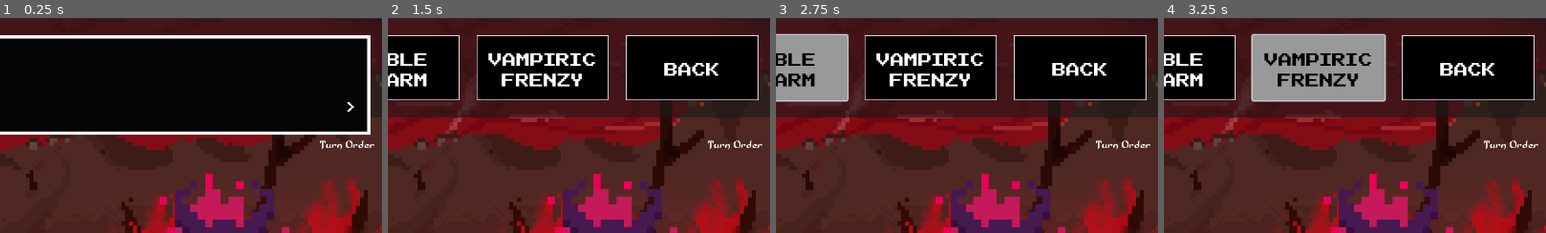
Above: before the commit, frames 1-4 (left to right).
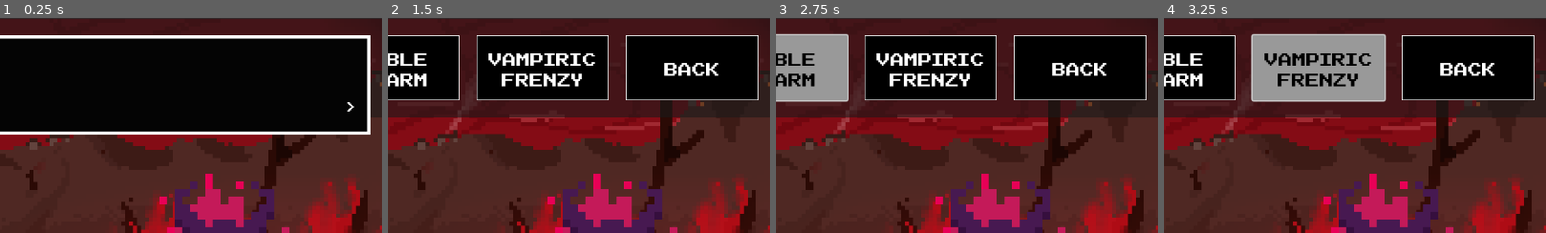
Above: after the commit, the same moments.

Repository: GeMini-220/Diabolic-Lord
Game: Godot game, scene res://MainScenes/battle.tscn
Same seed, same stepped clock (60 frames per second), same inputs: the game is played once before the commit and once after it. This scene is started directly instead of the project's main scene.
Inputs:
- Up to frame 1 (0.25 s): no input
- Up to frame 2 (1.5 s): click "Blood Siphon" at 0.5 s; click "Red Rush" at 1.25 s
- Up to frame 3 (2.75 s): click "Noble Charm" at 2 s
- Up to frame 4 (3.25 s): click "Vampiric Frenzy" at 2.75 s
The pictures show only the part of the screen within x 49-99%, y 0-50%; the shares and areas given below are measured in that part.

The runs differ from the first frame. In frame 1, 0.2% of the frame differs, in the area x 83-98%, y 56-62%; in frame 2, 0.2%; in frame 3, 0.2%; in frame 4, 0.2%.
Error in both runs: Invalid assignment of property or key 'value' with value of type 'Nil' on a base object of type 'ProgressBar'. (res://src/battle.gd:165)

Commit message:
adjustments to timeline + changed enemy button to a texture

Diff:
--- a/MainScenes/battle.tscn
+++ b/MainScenes/battle.tscn
@@ -639,6 +639,7 @@
 alignment = 1
 
 [node name="Timeline" type="VBoxContainer" parent="."]
+visible = false
 layout_mode = 1
 anchors_preset = 6
 anchor_left = 1.0
@@ -646,8 +647,8 @@
 anchor_right = 1.0
 anchor_bottom = 0.5
 offset_left = -120.0
-offset_top = -140.0
-offset_bottom = 140.0
+offset_top = -139.0
+offset_bottom = 165.0
 grow_horizontal = 0
 grow_vertical = 2
 
@@ -656,6 +657,14 @@
 theme_override_fonts/font = ExtResource("10_o7qsd")
 text = "Turn Order"
 horizontal_alignment = 1
+
+[node name="TU Character" type="Label" parent="Timeline"]
+layout_mode = 2
+theme_override_fonts/font = ExtResource("9_5fkrt")
+text = "[TU] Character"
+
+[node name="HSeparator" type="HSeparator" parent="Timeline"]
+layout_mode = 2
 
 [node name="TurnList" type="ScrollContainer" parent="Timeline"]
 custom_minimum_size = Vector2(120, 260)
--- a/MainScenes/enemy.tscn
+++ b/MainScenes/enemy.tscn
@@ -7,6 +7,9 @@
 [ext_resource type="Texture2D" uid="uid://bp4sd4wuxnixq" path="res://Image/Fighter-A1-Sheet.png" id="4_i2v28"]
 [ext_resource type="Texture2D" uid="uid://bwu5ye0vatx75" path="res://Image/Healer-A2-Sheet.png" id="5_xtehj"]
 [ext_resource type="Texture2D" uid="uid://bgogba3c60tn0" path="res://Image/Mage-A1-Sheet.png" id="6_2m6li"]
+[ext_resource type="Texture2D" uid="uid://25mq5j6lpbt3" path="res://Image/select_hover.png" id="7_gmccv"]
+[ext_resource type="Texture2D" uid="uid://ew2nku2d7v5l" path="res://Image/Artificer-A1-Sheet.png" id="7_khd2s"]
+[ext_resource type="Texture2D" uid="uid://cmqf41kvo2m3v" path="res://Image/Witch-A1-Sheet.png" id="8_0vaid"]
 
 [sub_resource type="RectangleShape2D" id="RectangleShape2D_sw7vv"]
 size = Vector2(230, 229)
@@ -418,6 +421,198 @@
 [sub_resource type="AtlasTexture" id="AtlasTexture_oknws"]
 atlas = ExtResource("6_2m6li")
 region = Rect2(496, 0, 16, 16)
+
+[sub_resource type="AtlasTexture" id="AtlasTexture_8blvj"]
+atlas = ExtResource("7_khd2s")
+region = Rect2(0, 0, 16, 16)
+
+[sub_resource type="AtlasTexture" id="AtlasTexture_rr1q7"]
+atlas = ExtResource("7_khd2s")
+region = Rect2(16, 0, 16, 16)
+
+[sub_resource type="AtlasTexture" id="AtlasTexture_kgy2q"]
+atlas = ExtResource("7_khd2s")
+region = Rect2(32, 0, 16, 16)
+
+[sub_resource type="AtlasTexture" id="AtlasTexture_2so7r"]
+atlas = ExtResource("7_khd2s")
+region = Rect2(48, 0, 16, 16)
+
+[sub_resource type="AtlasTexture" id="AtlasTexture_81gix"]
+atlas = ExtResource("7_khd2s")
+region = Rect2(64, 0, 16, 16)
+
+[sub_resource type="AtlasTexture" id="AtlasTexture_sb3i6"]
+atlas = ExtResource("7_khd2s")
+region = Rect2(80, 0, 16, 16)
+
+[sub_resource type="AtlasTexture" id="AtlasTexture_57x2b"]
+atlas = ExtResource("7_khd2s")
+region = Rect2(96, 0, 16, 16)
+
+[sub_resource type="AtlasTexture" id="AtlasTexture_dl43t"]
+atlas = ExtResource("7_khd2s")
+region = Rect2(112, 0, 16, 16)
+
+[sub_resource type="AtlasTexture" id="AtlasTexture_mdseh"]
+atlas = ExtResource("7_khd2s")
+region = Rect2(128, 0, 16, 16)
+
+[sub_resource type="AtlasTexture" id="AtlasTexture_y7emi"]
+atlas = ExtResource("7_khd2s")
+region = Rect2(144, 0, 16, 16)
+
+[sub_resource type="AtlasTexture" id="AtlasTexture_15ysq"]
+atlas = ExtResource("7_khd2s")
+region = Rect2(160, 0, 16, 16)
+
+[sub_resource type="AtlasTexture" id="AtlasTexture_jo1rg"]
+atlas = ExtResource("7_khd2s")
+region = Rect2(176, 0, 16, 16)
+
+[sub_resource type="AtlasTexture" id="AtlasTexture_p8jmg"]
+atlas = ExtResource("7_khd2s")
+region = Rect2(192, 0, 16, 16)
+
+[sub_resource type="AtlasTexture" id="AtlasTexture_xxwpf"]
+atlas = ExtResource("7_khd2s")
+region = Rect2(208, 0, 16, 16)
+
+[sub_resource type="AtlasTexture" id="AtlasTexture_anv4h"]
+atlas = ExtResource("7_khd2s")
+region = Rect2(224, 0, 16, 16)
+
+[sub_resource type="AtlasTexture" id="AtlasTexture_cq2q7"]
+atlas = ExtResource("7_khd2s")
+region = Rect2(240, 0, 16, 16)
+
+[sub_resource type="AtlasTexture" id="AtlasTexture_8kks8"]
+atlas = ExtResource("7_khd2s")
+region = Rect2(256, 0, 16, 16)
+
+[sub_resource type="AtlasTexture" id="AtlasTexture_cd0kv"]
+atlas = ExtResource("7_khd2s")
+region = Rect2(272, 0, 16, 16)
+
+[sub_resource type="AtlasTexture" id="AtlasTexture_u2nh8"]
+atlas = ExtResource("7_khd2s")
+region = Rect2(288, 0, 16, 16)
+
+[sub_resource type="AtlasTexture" id="AtlasTexture_ht27c"]
+atlas = ExtResource("7_khd2s")
+region = Rect2(304, 0, 16, 16)
+
+[sub_resource type="AtlasTexture" id="AtlasTexture_jn8v1"]
+atlas = ExtResource("7_khd2s")
+region = Rect2(320, 0, 16, 16)
+
+[sub_resource type="AtlasTexture" id="AtlasTexture_e7coi"]
+atlas = ExtResource("7_khd2s")
+region = Rect2(336, 0, 16, 16)
+
+[sub_resource type="AtlasTexture" id="AtlasTexture_8aqx3"]
+atlas = ExtResource("7_khd2s")
+region = Rect2(352, 0, 16, 16)
+
+[sub_resource type="AtlasTexture" id="AtlasTexture_urp0r"]
+atlas = ExtResource("7_khd2s")
+region = Rect2(368, 0, 16, 16)
+
+[sub_resource type="AtlasTexture" id="AtlasTexture_6t01v"]
+atlas = ExtResource("7_khd2s")
+region = Rect2(384, 0, 16, 16)
+
+[sub_resource type="AtlasTexture" id="AtlasTexture_25l47"]
+atlas = ExtResource("7_khd2s")
+region = Rect2(400, 0, 16, 16)
+
+[sub_resource type="AtlasTexture" id="AtlasTexture_snnow"]
+atlas = ExtResource("7_khd2s")
+region = Rect2(416, 0, 16, 16)
+
+[sub_resource type="AtlasTexture" id="AtlasTexture_72ovl"]
+atlas = ExtResource("7_khd2s")
+region = Rect2(432, 0, 16, 16)
+
+[sub_resource type="AtlasTexture" id="AtlasTexture_uywcm"]
+atlas = ExtResource("7_khd2s")
+region = Rect2(448, 0, 16, 16)
+
+[sub_resource type="AtlasTexture" id="AtlasTexture_shdtp"]
+atlas = ExtResource("7_khd2s")
+region = Rect2(464, 0, 16, 16)
+
+[sub_resource type="AtlasTexture" id="AtlasTexture_8oreo"]
+atlas = ExtResource("8_0vaid")
+region = Rect2(0, 0, 16, 16)
+
+[sub_resource type="AtlasTexture" id="AtlasTexture_oq6ls"]
+atlas = ExtResource("8_0vaid")
+region = Rect2(16, 0, 16, 16)
+
+[sub_resource type="AtlasTexture" id="AtlasTexture_kj03w"]
+atlas = ExtResource("8_0vaid")
+region = Rect2(32, 0, 16, 16)
+
+[sub_resource type="AtlasTexture" id="AtlasTexture_vqxp3"]
+atlas = ExtResource("8_0vaid")
+region = Rect2(48, 0, 16, 16)
+
+[sub_resource type="AtlasTexture" id="AtlasTexture_ovubw"]
+atlas = ExtResource("8_0vaid")
+region = Rect2(64, 0, 16, 16)
+
+[sub_resource type="AtlasTexture" id="AtlasTexture_kv3hw"]
+atlas = ExtResource("8_0vaid")
+region = Rect2(80, 0, 16, 16)
+
+[sub_resource type="AtlasTexture" id="AtlasTexture_tvgbm"]
+atlas = ExtResource("8_0vaid")
+region = Rect2(96, 0, 16, 16)
+
+[sub_resource type="AtlasTexture" id="AtlasTexture_017p3"]
+atlas = ExtResource("8_0vaid")
+region = Rect2(112, 0, 16, 16)
+
+[sub_resource type="AtlasTexture" id="AtlasTexture_p8cqy"]
+atlas = ExtResource("8_0vaid")
+region = Rect2(128, 0, 16, 16)
+
+[sub_resource type="AtlasTexture" id="AtlasTexture_x2cri"]
+atlas = ExtResource("8_0vaid")
+region = Rect2(144, 0, 16, 16)
+
+[sub_resource type="AtlasTexture" id="AtlasTexture_h5ph8"]
+atlas = ExtResource("8_0vaid")
+region = Rect2(160, 0, 16, 16)
+
+[sub_resource type="AtlasTexture" id="AtlasTexture_sb8h3"]
+atlas = ExtResource("8_0vaid")
+region = Rect2(176, 0, 16, 16)
+
+[sub_resource type="AtlasTexture" id="AtlasTexture_i2v3v"]
+atlas = ExtResource("8_0vaid")
+region = Rect2(192, 0, 16, 16)
+
+[sub_resource type="AtlasTexture" id="AtlasTexture_lbbme"]
+atlas = ExtResource("8_0vaid")
+region = Rect2(208, 0, 16, 16)
+
+[sub_resource type="AtlasTexture" id="AtlasTexture_jr45a"]
+atlas = ExtResource("8_0vaid")
+region = Rect2(224, 0, 16, 16)
+
+[sub_resource type="AtlasTexture" id="AtlasTexture_exvvy"]
+atlas = ExtResource("8_0vaid")
+region = Rect2(240, 0, 16, 16)
+
+[sub_resource type="AtlasTexture" id="AtlasTexture_n4oqc"]
+atlas = ExtResource("8_0vaid")
+region = Rect2(256, 0, 16, 16)
+
+[sub_resource type="AtlasTexture" id="AtlasTexture_5ve5w"]
+atlas = ExtResource("8_0vaid")
+region = Rect2(272, 0, 16, 16)
 
 [sub_resource type="SpriteFrames" id="SpriteFrames_vvd32"]
 animations = [{
@@ -745,6 +940,160 @@
 }],
 "loop": true,
 "name": &"new_animation_2",
+"speed": 5.0
+}, {
+"frames": [{
+"duration": 1.0,
+"texture": SubResource("AtlasTexture_8blvj")
+}, {
+"duration": 1.0,
+"texture": SubResource("AtlasTexture_rr1q7")
+}, {
+"duration": 1.0,
+"texture": SubResource("AtlasTexture_kgy2q")
+}, {
+"duration": 1.0,
+"texture": SubResource("AtlasTexture_2so7r")
+}, {
+"duration": 1.0,
+"texture": SubResource("AtlasTexture_81gix")
+}, {
+"duration": 1.0,
+"texture": SubResource("AtlasTexture_sb3i6")
+}, {
+"duration": 1.0,
+"texture": SubResource("AtlasTexture_57x2b")
+}, {
+"duration": 1.0,
+"texture": SubResource("AtlasTexture_dl43t")
+}, {
+"duration": 1.0,
+"texture": SubResource("AtlasTexture_mdseh")
+}, {
+"duration": 1.0,
+"texture": SubResource("AtlasTexture_y7emi")
+}, {
+"duration": 1.0,
+"texture": SubResource("AtlasTexture_15ysq")
+}, {
+"duration": 1.0,
+"texture": SubResource("AtlasTexture_jo1rg")
+}, {
+"duration": 1.0,
+"texture": SubResource("AtlasTexture_p8jmg")
+}, {
+"duration": 1.0,
+"texture": SubResource("AtlasTexture_xxwpf")
+}, {
+"duration": 1.0,
+"texture": SubResource("AtlasTexture_anv4h")
+}, {
+"duration": 1.0,
+"texture": SubResource("AtlasTexture_cq2q7")
+}, {
+"duration": 1.0,
+"texture": SubResource("AtlasTexture_8kks8")
+}, {
+"duration": 1.0,
+"texture": SubResource("AtlasTexture_cd0kv")
+}, {
+"duration": 1.0,
+"texture": SubResource("AtlasTexture_u2nh8")
+}, {
+"duration": 1.0,
+"texture": SubResource("AtlasTexture_ht27c")
+}, {
+"duration": 1.0,
+"texture": SubResource("AtlasTexture_jn8v1")
+}, {
+"duration": 1.0,
+"texture": SubResource("AtlasTexture_e7coi")
+}, {
+"duration": 1.0,
+"texture": SubResource("AtlasTexture_8aqx3")
+}, {
+"duration": 1.0,
+"texture": SubResource("AtlasTexture_urp0r")
+}, {
+"duration": 1.0,
+"texture": SubResource("AtlasTexture_6t01v")
+}, {
+"duration": 1.0,
+"texture": SubResource("AtlasTexture_25l47")
+}, {
+"duration": 1.0,
+"texture": SubResource("AtlasTexture_snnow")
+}, {
+"duration": 1.0,
+"texture": SubResource("AtlasTexture_72ovl")
+}, {
+"duration": 1.0,
+"texture": SubResource("AtlasTexture_uywcm")
+}, {
+"duration": 1.0,
+"texture": SubResource("AtlasTexture_shdtp")
+}],
+"loop": true,
+"name": &"new_animation_3",
+"speed": 5.0
+}, {
+"frames": [{
+"duration": 1.0,
+"texture": SubResource("AtlasTexture_8oreo")
+}, {
+"duration": 1.0,
+"texture": SubResource("AtlasTexture_oq6ls")
+}, {
+"duration": 1.0,
+"texture": SubResource("AtlasTexture_kj03w")
+}, {
+"duration": 1.0,
+"texture": SubResource("AtlasTexture_vqxp3")
+}, {
+"duration": 1.0,
+"texture": SubResource("AtlasTexture_ovubw")
+}, {
+"duration": 1.0,
+"texture": SubResource("AtlasTexture_kv3hw")
+}, {
+"duration": 1.0,
+"texture": SubResource("AtlasTexture_tvgbm")
+}, {
+"duration": 1.0,
+"texture": SubResource("AtlasTexture_017p3")
+}, {
+"duration": 1.0,
+"texture": SubResource("AtlasTexture_p8cqy")
+}, {
+"duration": 1.0,
+"texture": SubResource("AtlasTexture_x2cri")
+}, {
+"duration": 1.0,
+"texture": SubResource("AtlasTexture_h5ph8")
+}, {
+"duration": 1.0,
+"texture": SubResource("AtlasTexture_sb8h3")
+}, {
+"duration": 1.0,
+"texture": SubResource("AtlasTexture_i2v3v")
+}, {
+"duration": 1.0,
+"texture": SubResource("AtlasTexture_lbbme")
+}, {
+"duration": 1.0,
+"texture": SubResource("AtlasTexture_jr45a")
+}, {
+"duration": 1.0,
+"texture": SubResource("AtlasTexture_exvvy")
+}, {
+"duration": 1.0,
+"texture": SubResource("AtlasTexture_n4oqc")
+}, {
+"duration": 1.0,
+"texture": SubResource("AtlasTexture_5ve5w")
+}],
+"loop": true,
+"name": &"new_animation_4",
 "speed": 5.0
 }]
 
@@ -860,7 +1209,6 @@
 position = Vector2(0, -56)
 scale = Vector2(14, 14)
 sprite_frames = SubResource("SpriteFrames_vvd32")
-animation = &"new_animation"
 
 [node name="Control" type="Control" parent="."]
 layout_mode = 3
@@ -870,21 +1218,14 @@
 offset_right = 70.0
 offset_bottom = 56.0
 
-[node name="Button" type="Button" parent="."]
+[node name="Button" type="TextureButton" parent="."]
 visible = false
-anchors_preset = 8
-anchor_left = 0.5
-anchor_top = 0.5
-anchor_right = 0.5
-anchor_bottom = 0.5
-offset_left = -70.0
-offset_top = -84.0
-offset_right = 70.0
-offset_bottom = 56.0
-grow_horizontal = 2
-grow_vertical = 2
-size_flags_horizontal = 0
-flat = true
+offset_left = -80.0
+offset_top = -98.6667
+offset_right = 80.0
+offset_bottom = 61.3333
+texture_hover = ExtResource("7_gmccv")
+stretch_mode = 0
 
 [node name="ProgressBar" type="ProgressBar" parent="."]
 custom_minimum_size = Vector2(0, 32)
@@ -893,9 +1234,9 @@
 anchor_top = 1.0
 anchor_right = 0.5
 anchor_bottom = 1.0
-offset_left = -101.0
+offset_left = -99.6667
 offset_top = 58.0
-offset_right = 99.0
+offset_right = 100.333
 offset_bottom = 90.0
 grow_horizontal = 2
 grow_vertical = 0
--- a/src/Enemy.gd
+++ b/src/Enemy.gd
@@ -45,7 +45,7 @@
 		self.visible = false
 		dead = true
 		for turnLabel in get_node("/root/Battle/Timeline/TurnList/TurnLabels").get_children():
-			if turnLabel.text.get_slice(": ", 1) == enemy.name:
+			if turnLabel.text.get_slice(" ", 1) == enemy.name:
 				turnLabel.queue_free()
 	return dead
 
--- a/src/battle.gd
+++ b/src/battle.gd
@@ -561,6 +561,7 @@
 		var actions = {}
 		var turn_order = []
 
+		$Timeline.visible = true
 		for n in $Timeline/TurnList/TurnLabels.get_children():
 			$Timeline/TurnList/TurnLabels.remove_child(n)
 			n.queue_free()
@@ -588,7 +589,7 @@
 				turn_order.append(character)
 
 				var turnLabel = Label.new()
-				turnLabel.text = "%d: %s" % [i, character.name]
+				turnLabel.text = "[%d] %s" % [i, character.name]
 				var font = FontFile.new()
 				font.font_data = load("res://fonts/NESCyrillic.ttf")
 				turnLabel.add_theme_font_override("font", font)
@@ -603,7 +604,7 @@
 			await self.textbox_closed
 
 			for turnLabel in $Timeline/TurnList/TurnLabels.get_children():
-				if turnLabel.text.get_slice(": ", 1) == character.name and not turnLabel.has_theme_color_override("font_color"):
+				if turnLabel.text.get_slice(" ", 1) == character.name and not turnLabel.has_theme_color_override("font_color"):
 					turnLabel.add_theme_color_override("font_color", Color.AQUA)
 					break
 				else:
Binary file added: Image/select_hover.png
Not shown, added: Image/select_hover.png.import
Not shown: 1 places in MainScenes/enemy.tscn that only renumber resources
